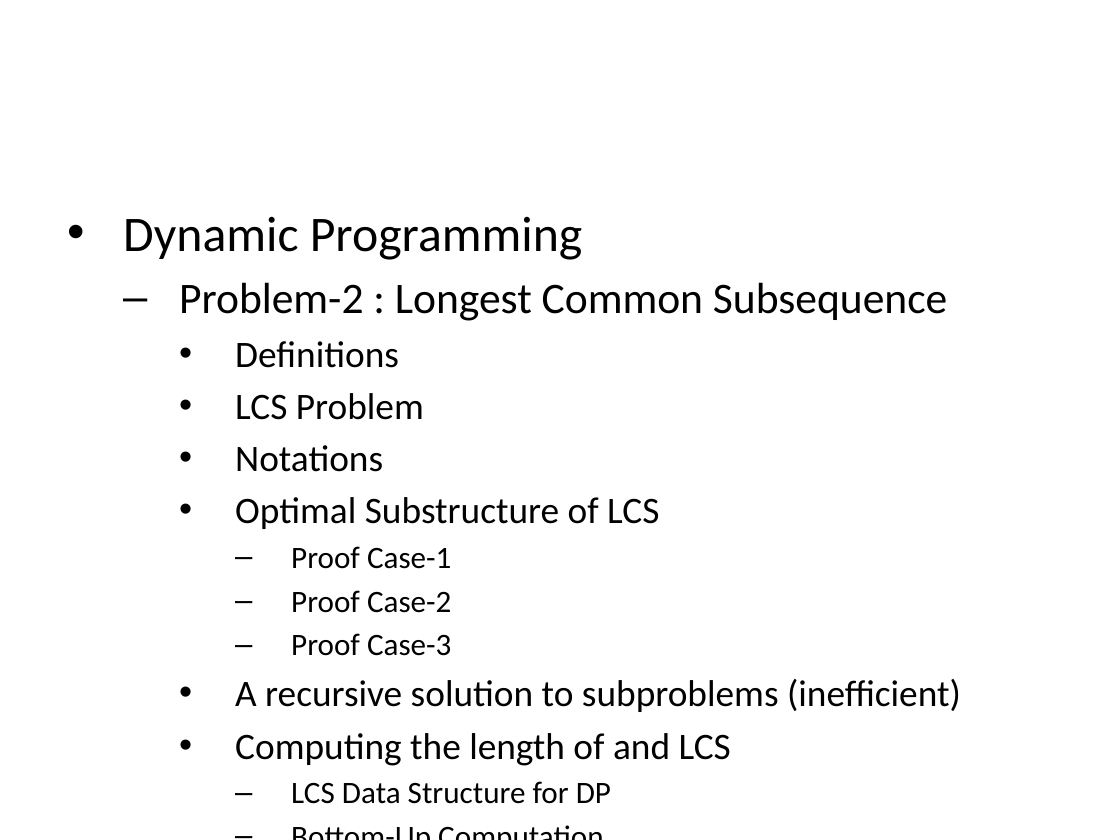
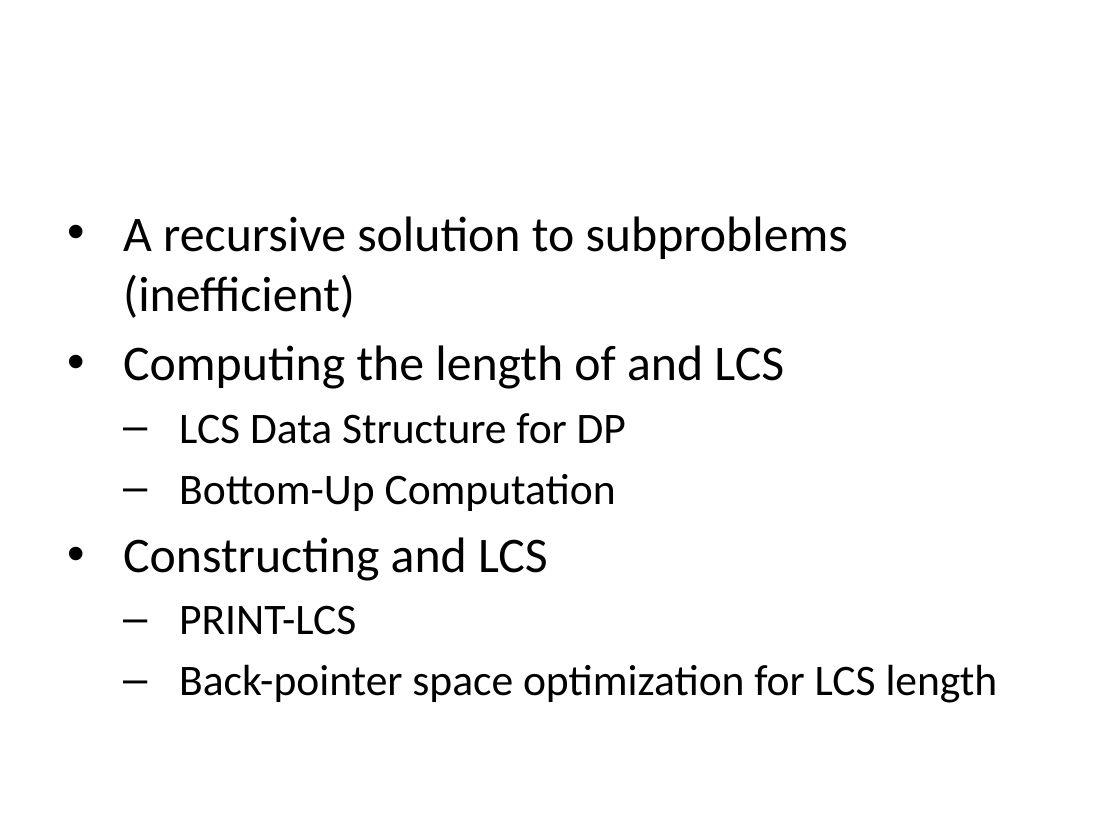
Before and after one commit to ucoruh/ce100-algorithms-and-programming-II, a slide deck: slide 8 of docs/week-6/ce100-week-6-lcs.md_word.pptx (slide 7 before the commit). Drawn at 1120x840 pixels with LibreOffice and Linux fonts; fonts in the diff are those of the drawing. Boxes give left, top, right and bottom in pixels: in the first picture for what was removed or moved away, otherwise in the second. Text is boxed around its words. In the diff, an @@ line names an element or a change of style, - is before the commit and + after.

```diff
--- a/docs/week-6/ce100-week-6-lcs.md_word.pptx
+++ b/docs/week-6/ce100-week-6-lcs.md_word.pptx
@@ text "A recursive solution to subproblems ..." at [123, 216, 998, 703]: size 24 to 32 pt in "A recursive solution to subproblems (inefficient)", "Computing the length of and LCS", "Constructing and LCS"; size 20 to 28 pt in "LCS Data Structure for DP", "Bottom-Up Computation", "PRINT-LCS", "Back-pointer space optimization for LCS length"; list level 3 to 1 in "A recursive solution to subproblems ..."; list level 3 to 1 in "Computing the length of and ..."; list level 4 to 2 in "LCS Data Structure for DP"; list level 4 to 2 in "Bottom-Up Computation"; list level 3 to 1 in "Constructing and LCS"; list level 4 to 2 in "PRINT-LCS"; list level 4 to 2 in "Back-pointer space optimization for LCS ..." @@
@@ text at [123, 216, 947, 656]: paragraphs removed @@
-• Dynamic Programming
-  – Problem-2 : Longest Common Subsequence
-    • Definitions
-    • LCS Problem
-    • Notations
-    • Optimal Substructure of LCS
-      – Proof Case-1
-      – Proof Case-2
-      – Proof Case-3
```
Also in this commit, not shown: 1 other slide changed, 71 slides added, 1 slide removed, 38 other files.
